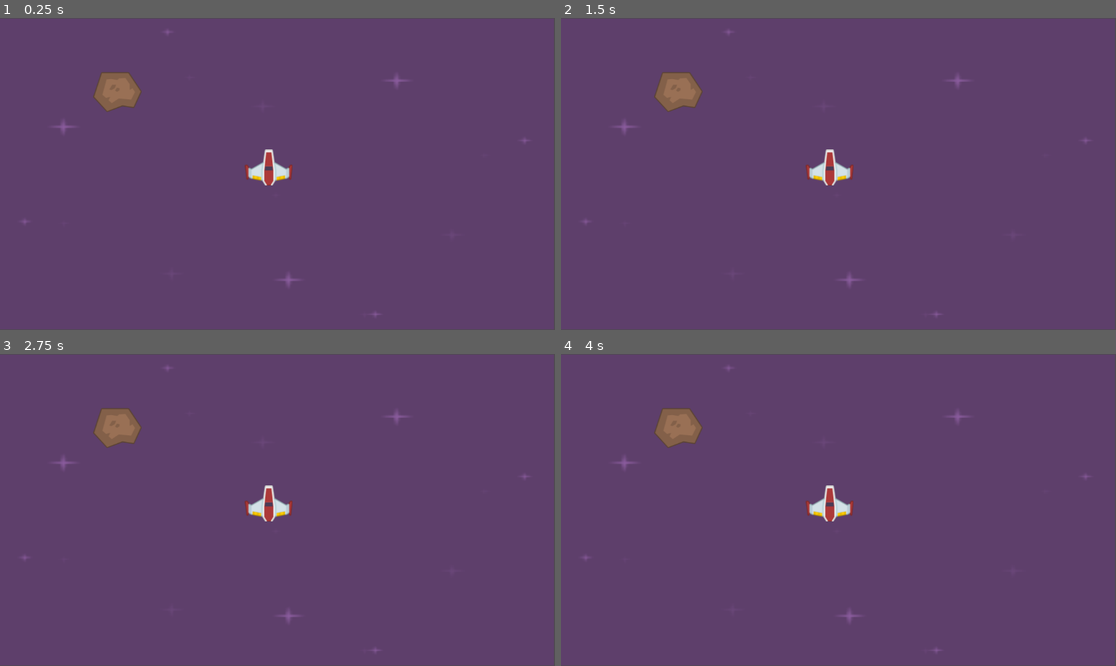
Above: before the commit, frames 1-4 (two rows, left to right).
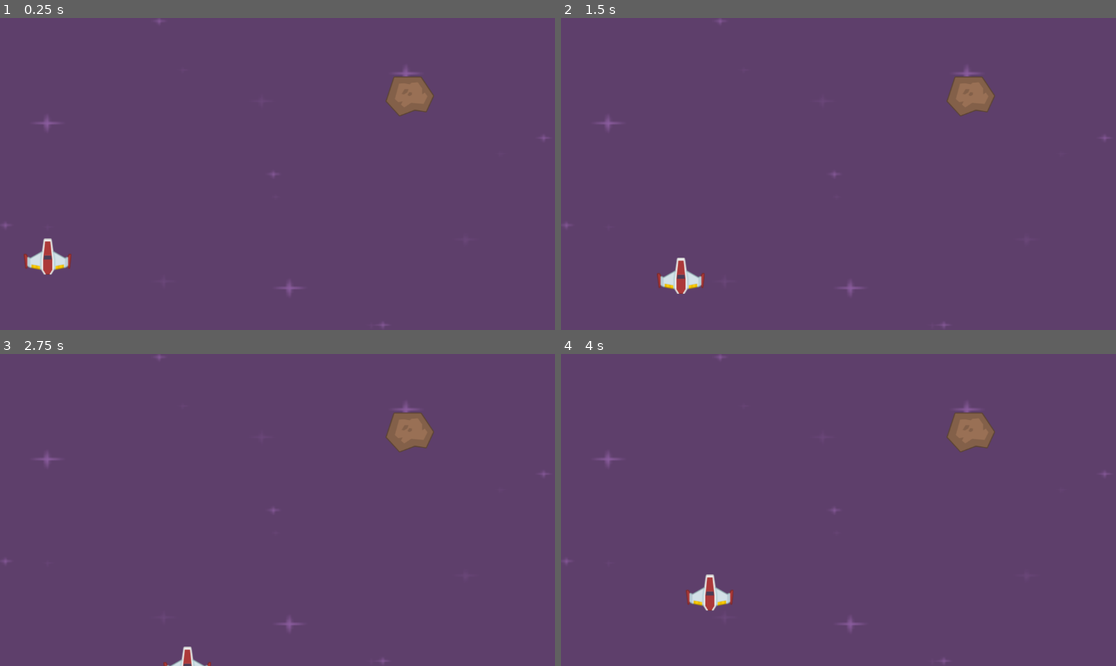
Above: after the commit, the same moments.

Repository: knguyennt/space-shooter
Game: Godot game, scene res://scenes/level.tscn
Same seed, same stepped clock (60 frames per second), same inputs: the game is played once before the commit and once after it.
Inputs:
- Up to frame 1 (0.25 s): no input
- Up to frame 2 (1.5 s): tap Enter at 0.5 s; hold Right (ui_right) 0.53-1.28 s; hold Down (ui_down) from 1.28 s (still down)
- Up to frame 3 (2.75 s): release Down (ui_down) at 2.03 s; hold Right (ui_right) from 2.03 s (still down)
- Up to frame 4 (4 s): release Right (ui_right) at 2.78 s; hold Up (ui_up) 2.78-3.53 s; hold Left (ui_left) from 3.53 s (still down)

The runs differ from the first frame. In frame 1, 3.0% of the frame differs, in the area x 0-100%, y 0-100%; in frame 2, 3.0%; in frame 3, 2.7%; in frame 4, 3.0%.

Commit message:
feat: add movement for player

Diff:
--- a/project.godot
+++ b/project.godot
@@ -14,3 +14,11 @@
 run/main_scene="res://scenes/level.tscn"
 config/features=PackedStringArray("4.4", "Forward Plus")
 config/icon="res://icon.svg"
+
+[input]
+
+"right yeah"={
+"deadzone": 0.2,
+"events": [Object(InputEventKey,"resource_local_to_scene":false,"resource_name":"","device":0,"window_id":0,"alt_pressed":false,"shift_pressed":false,"ctrl_pressed":false,"meta_pressed":false,"pressed":false,"keycode":0,"physical_keycode":4194321,"key_label":0,"unicode":0,"location":0,"echo":false,"script":null)
+]
+}
--- a/scenes/level.tscn
+++ b/scenes/level.tscn
@@ -8,11 +8,11 @@
 
 [node name="Sprite2D" type="Sprite2D" parent="."]
 position = Vector2(575, 324)
-scale = Vector2(4.49219, 2.52344)
+scale = Vector2(4.837, 2.717)
 texture = ExtResource("1_w7c3h")
 
 [node name="Node2D" parent="." instance=ExtResource("2_w8frs")]
-position = Vector2(558, 311)
+position = Vector2(973, 276)
 
 [node name="Node2D2" parent="." instance=ExtResource("3_w8frs")]
-position = Vector2(244, 154)
+position = Vector2(851, 163)
--- /dev/null
+++ b/scenes/player.gd
@@ -0,0 +1,14 @@
+extends Node2D
+
+@export var speed: int = 500
+# Called when the node enters the scene tree for the first time.
+func _ready() -> void:
+	position = Vector2(100,500) # Replace with function body.
+
+
+# Called every frame. 'delta' is the elapsed time since the previous frame.
+func _process(delta: float) -> void:
+	#if Input.is_action_pressed("right yeah"):
+		#position += Vector2(1,0) * 20 * delta
+	var direction = Input.get_vector("ui_left", "ui_right", "ui_up", "ui_down")
+	position += direction * speed * delta
--- a/scenes/player.tscn
+++ b/scenes/player.tscn
@@ -1,8 +1,12 @@
-[gd_scene load_steps=2 format=3 uid="uid://73qpudqwg7ck"]
+[gd_scene load_steps=3 format=3 uid="uid://73qpudqwg7ck"]
 
 [ext_resource type="Texture2D" uid="uid://coxvk5btw7ipu" path="res://PNG/playerShip1_red.png" id="1_3vyb7"]
+[ext_resource type="Script" uid="uid://d4kmlr0na6sgm" path="res://scenes/player.gd" id="1_g2els"]
 
-[node name="Node2D" type="Node2D"]
+[node name="Player" type="Node2D"]
+script = ExtResource("1_g2els")
+speed = 200
 
-[node name="Sprite2D" type="Sprite2D" parent="."]
+[node name="player" type="Sprite2D" parent="."]
+position = Vector2(-1, -4)
 texture = ExtResource("1_3vyb7")
Not shown, added: scenes/player.gd.uid
